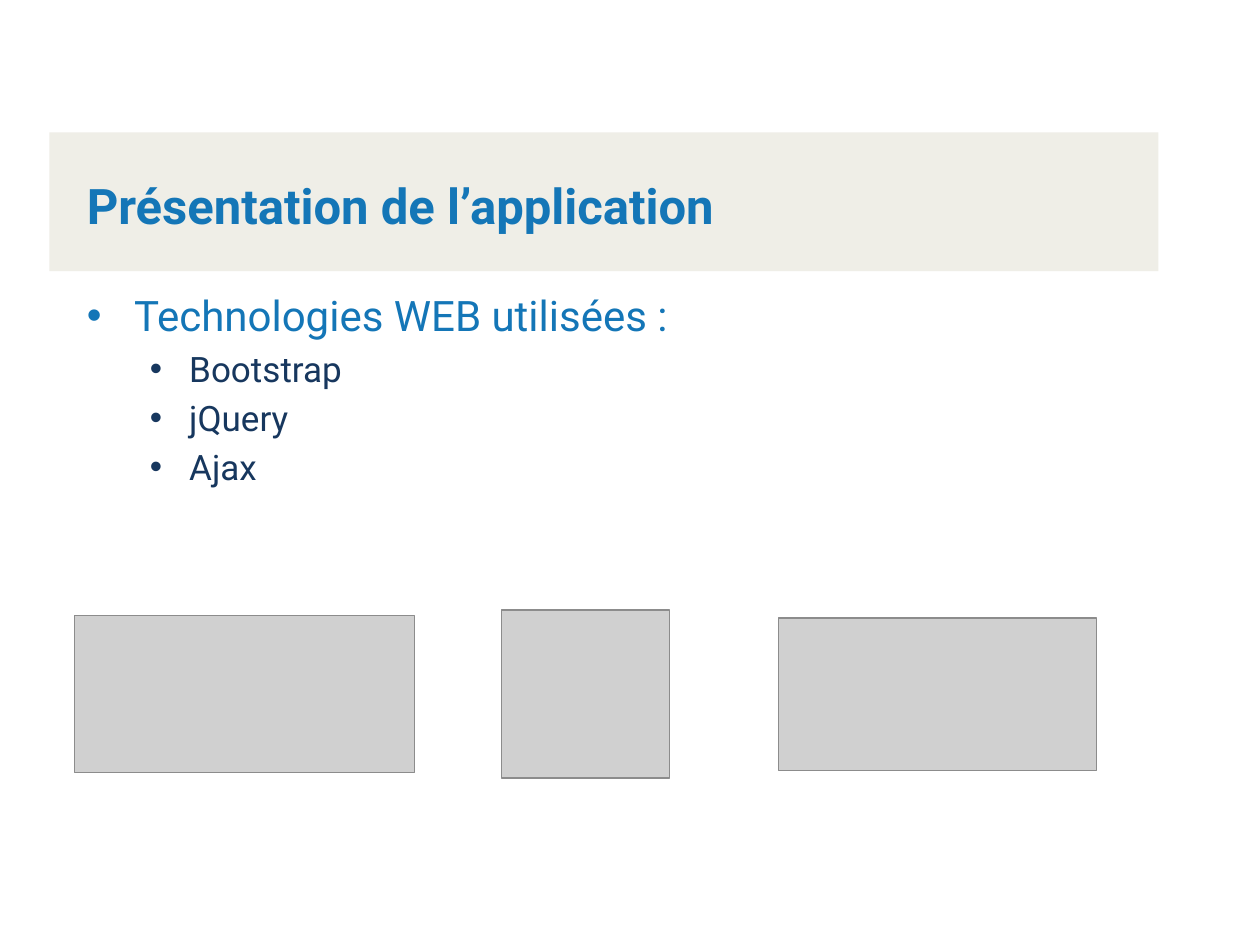
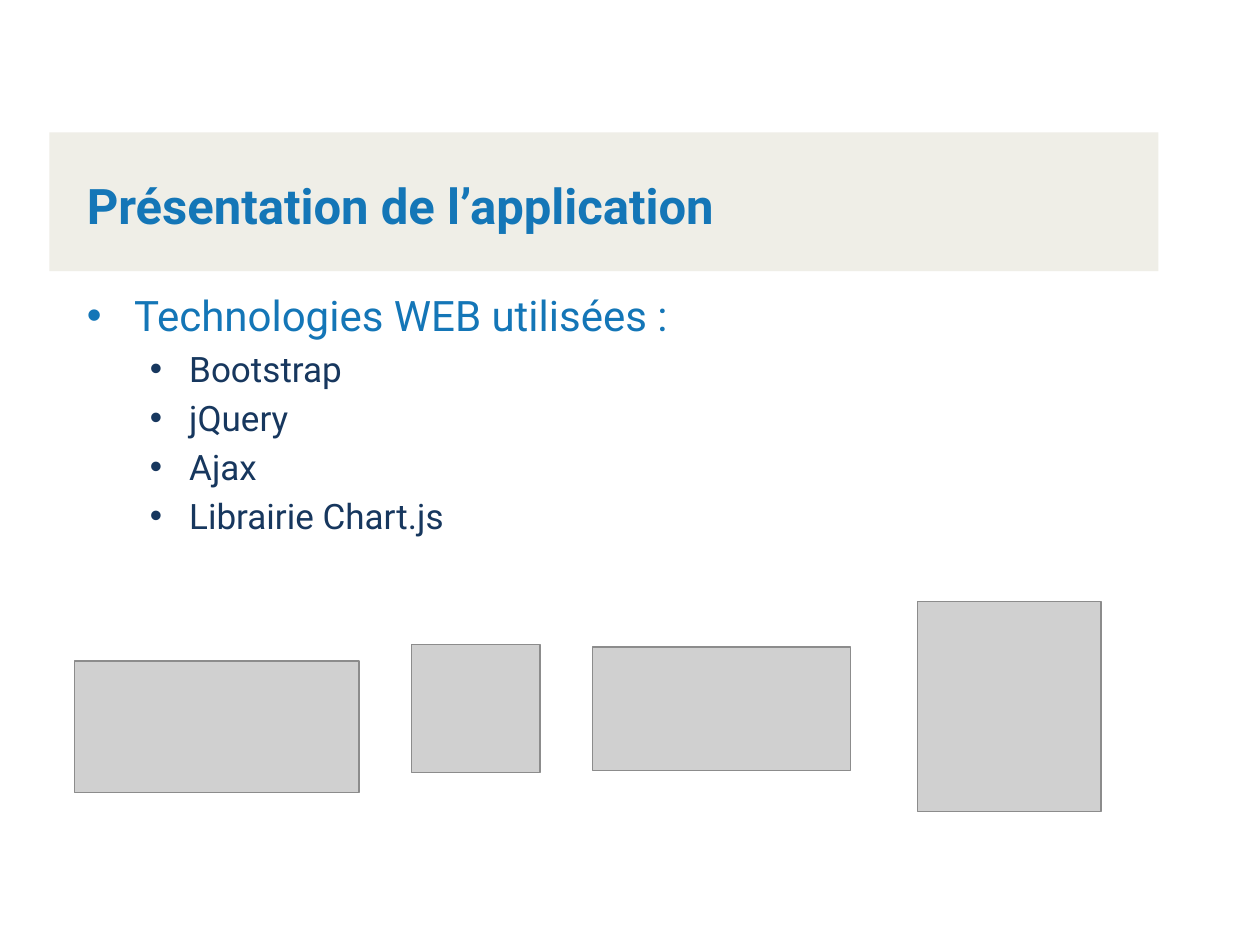
Before and after one commit to Kboris20/ProjetTechno, a slide deck: slide 5 of Présentation/PresentationClientsComptes-KlettGutierrezVoirolSchneider.pptx. Drawn at 1260x945 pixels with LibreOffice and Linux fonts; fonts in the diff are those of the drawing; grey boxes stand for pictures; background and template pictures are left out. Boxes give left, top, right and bottom in pixels: in the first picture for what was removed or moved away, otherwise in the second. Text is boxed around its words. In the diff, an @@ line names an element or a change of style, - is before the commit and + after.

```diff
--- a/Présentation/PresentationClientsComptes-KlettGutierrezVoirolSchneider.pptx
+++ b/Présentation/PresentationClientsComptes-KlettGutierrezVoirolSchneider.pptx
@@ text at (x1=189, y1=502, x2=444, y2=537): paragraph added @@
+  • Librairie Chart.js
@@ picture added at (x1=917, y1=601, x2=1101, y2=811) @@
@@ picture resized from (x1=501, y1=610, x2=669, y2=777) to (x1=412, y1=644, x2=541, y2=772) @@
@@ picture resized from (x1=779, y1=617, x2=1096, y2=770) to (x1=592, y1=646, x2=850, y2=770) @@
@@ picture resized from (x1=74, y1=616, x2=415, y2=774) to (x1=74, y1=662, x2=359, y2=793) @@
```
Also in this commit, not shown: 3 other slides changed.
